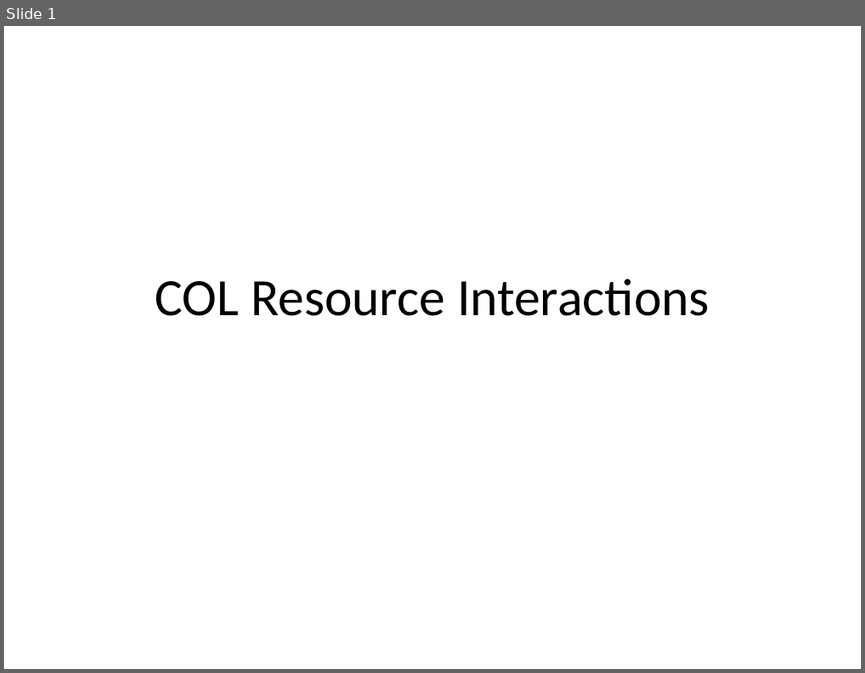
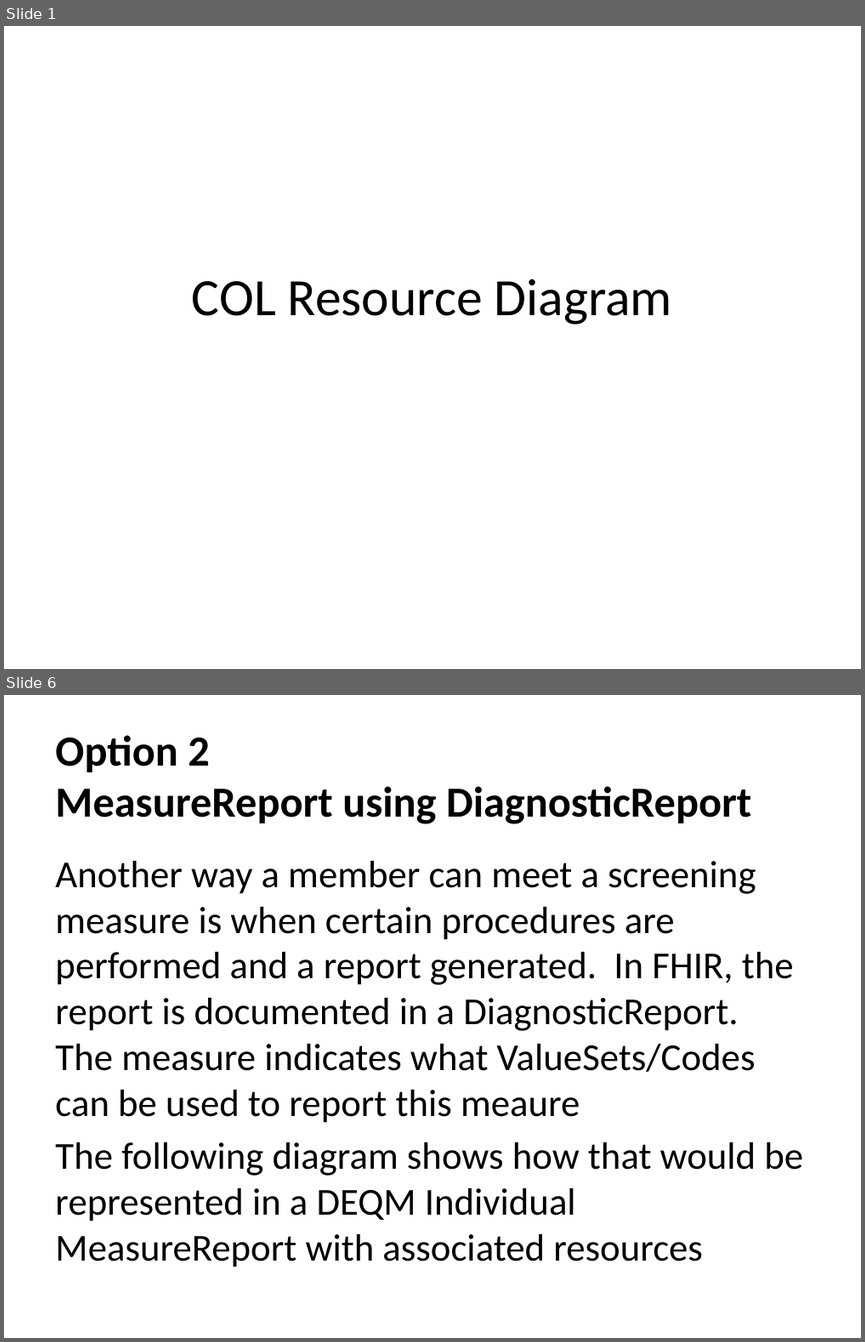
Before and after one commit to HL7/davinci-deqm, a slide deck: source/pages/assets/images/source/DEQM Resource Diagram - COL.pptx. Shown one above the other, each under a label of ours: slide 1 before the commit, slides 1 and 6 after it; the slides between them are not shown. The pictures are 865x673 and 865x1342 pixels, drawn with LibreOffice and Linux fonts; fonts in the diff are those of the drawing. Boxes give left, top, right and bottom in pixels: in the first picture for what was removed or moved away, otherwise in the second. Text is boxed around its words. In the diff, an @@ line names an element or a change of style, - is before the commit and + after.

```diff
--- a/source/pages/assets/images/source/DEQM Resource Diagram - COL.pptx
+++ b/source/pages/assets/images/source/DEQM Resource Diagram - COL.pptx
@@ slide 6 added at box(4, 695, 861, 1338), background #FFFFFF @@
@@ title added at box(55, 735, 751, 824), 36 pt, text #000000, bold @@
+Option 2
+MeasureReport using DiagnosticReport
@@ text added at box(55, 861, 803, 1267), 32 pt, text #000000 @@
+Another way a member can meet a screening measure is when certain procedures are performed and a report generated. In FHIR, the report is documented in a DiagnosticReport. The measure indicates what ValueSets/Codes can be used to report this meaure
+The following diagram shows how that would be represented in a DEQM Individual MeasureReport with associated resources
@@ slide 1 changed as well @@
@@ title at box(192, 278, 672, 324): text changed @@
-COL Resource Interactions
+COL Resource Diagram
```
Also in this commit, not shown: 4 other slides changed, 5 other slides added, 21 other files.
